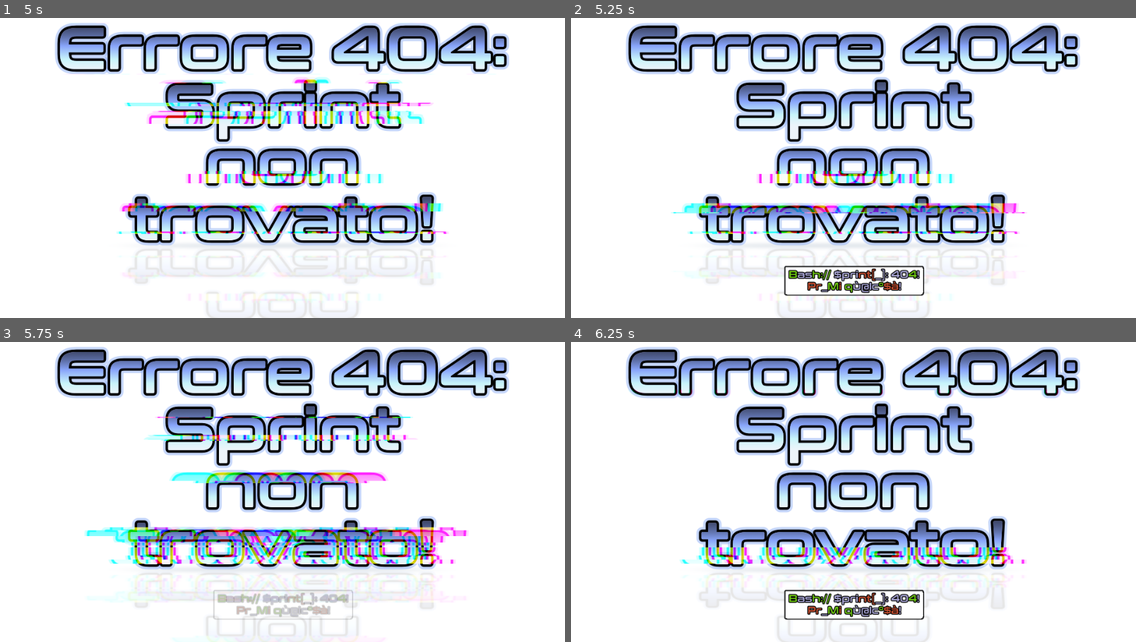
Above: before the commit, frames 1-4 (two rows, left to right).
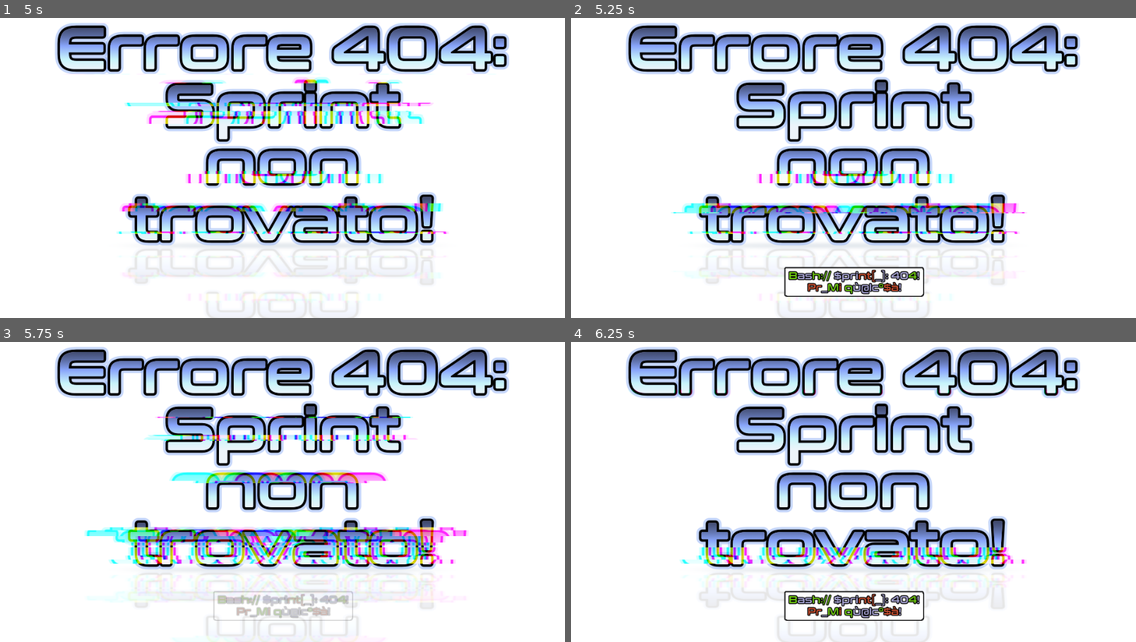
Above: after the commit, the same moments.

Repository: DomestiqueBaston/ERRORE_404_SPRINT_NON_TROVATO
Game: Godot game, scene res://SCENE_AND_SCRIPT/Title.tscn
The game is run twice, just before and just after one commit, with the same random seed, the same clock (stepped at 60 frames per second) and the same inputs. Before the commit the project has no main scene; this scene is started directly in both runs.
Inputs:
- Up to frame 1 (5 s): hold Right (ui_right_button) 0.53-1.28 s; hold S (ui_a_button) 0.53-1.28 s; tap D (ui_b_button) at 0.8, 1.35, 2.3, 2.85, 3.8, 4.35 s; hold Down (ui_down_button) 1.28-2.03 s; tap S (ui_a_button) at 1.55, 3.05, 4.55 s; hold Right (ui_right_button) 2.03-2.78 s; hold S (ui_a_button) 2.03-2.78 s; hold Up (ui_up_button) 2.78-3.53 s; hold S (ui_a_button) 3.53-4.28 s; hold Left (ui_left_button) from 3.53 s (still down); tap F11 (ui_fullscreen) at 4.15 s
- Up to frame 2 (5.25 s): release Left (ui_left_button) at 5.03 s; hold Down (ui_down_button) from 5.03 s (still down); hold S (ui_a_button) from 5.03 s (still down)
- Up to frame 3 (5.75 s): keep holding Down (ui_down_button); keep holding S (ui_a_button); tap D (ui_b_button) at 5.3 s
- Up to frame 4 (6.25 s): release Down (ui_down_button) at 5.78 s; release S (ui_a_button) at 5.78 s; hold Right (ui_right_button) from 5.78 s (still down); tap D (ui_b_button) at 5.85 s; tap S (ui_a_button) at 6.05 s

Frame 1 is identical in both runs. In frame 2, 1.4% of the frame differs, in the area x 37-63%, y 82-93%; in frame 3, 0.7%; in frame 4, 1.4%.

Commit message:
Prototyping menus... Roughly!

Diff:
--- a/SCENE_AND_SCRIPT/Autoload.gd
+++ b/SCENE_AND_SCRIPT/Autoload.gd
@@ -6,5 +6,7 @@
 
 		if mode == DisplayServer.WINDOW_MODE_EXCLUSIVE_FULLSCREEN:
 			DisplayServer.window_set_mode(DisplayServer.WINDOW_MODE_WINDOWED)
+			Input.set_mouse_mode(Input.MOUSE_MODE_VISIBLE)
 		else:
 			DisplayServer.window_set_mode(DisplayServer.WINDOW_MODE_EXCLUSIVE_FULLSCREEN)
+			Input.set_mouse_mode(Input.MOUSE_MODE_HIDDEN)
--- /dev/null
+++ b/SCENE_AND_SCRIPT/Credits.gd
@@ -0,0 +1,8 @@
+extends Node2D
+
+
+func _input(event):
+	if event is InputEventJoypadButton and event.pressed:
+		if not (event.is_action_pressed("ui_quit_button") or event.is_action_pressed("ui_fullscreen")):
+			Music.play_bang()
+			get_tree().change_scene_to_file("res://SCENE_AND_SCRIPT/Menu.tscn")
--- a/SCENE_AND_SCRIPT/Credits.tscn
+++ b/SCENE_AND_SCRIPT/Credits.tscn
@@ -1,5 +1,6 @@
 [gd_scene format=3 uid="uid://cgs3aqbqm7gku"]
 
+[ext_resource type="Script" uid="uid://dmu75clw443bu" path="res://SCENE_AND_SCRIPT/Credits.gd" id="1_7vkle"]
 [ext_resource type="Texture2D" uid="uid://b8x0ihnlq10s2" path="res://IMAGE/MISC/Large_Shadow.png" id="1_f5jx6"]
 [ext_resource type="FontFile" uid="uid://cla67u4xaf1rp" path="res://RESOURCE/Conthrax-SemiBold.otf" id="2_7vkle"]
 [ext_resource type="Texture2D" uid="uid://c1htfdg5reygb" path="res://IMAGE/MISC/Credits_Gradient.png" id="3_f5jx6"]
@@ -156,6 +157,7 @@
 shader_parameter/opacity = 0.10000000475
 
 [node name="Credits" type="Node2D" unique_id=582724467]
+script = ExtResource("1_7vkle")
 metadata/_edit_lock_ = true
 
 [node name="White" type="ColorRect" parent="." unique_id=806878626]
--- a/SCENE_AND_SCRIPT/Menu_Buttons.gd
+++ b/SCENE_AND_SCRIPT/Menu_Buttons.gd
@@ -4,14 +4,23 @@
 	"Start_Game",
 	"Tutorial",
 	"Settings",
-    "Credits"
+	"Credits"
 ]
+
+var scenes := {
+	"Start_Game": "res://SCENE_AND_SCRIPT/TMP/Test_Split_Screen.tscn",
+	"Tutorial": "res://SCENE_AND_SCRIPT/Tutorial.tscn",
+	"Settings": "res://SCENE_AND_SCRIPT/Settings.tscn",
+	"Credits": "res://SCENE_AND_SCRIPT/Credits.tscn"
+}
+
+var start_game_scene := preload("res://SCENE_AND_SCRIPT/TMP/Test_Split_Screen.tscn")
 
 var current_index: int = 0
 
-func _ready():
+func _ready() -> void:
 	for entry_name in entries:
-		var on_label = get_node_or_null(entry_name + "_On")
+		var on_label  = get_node_or_null(entry_name + "_On")
 		var off_label = get_node_or_null(entry_name + "_Off")
 		if on_label:
 			on_label.visible = false
@@ -21,37 +30,39 @@
 	current_index = 0
 	update_menu()
 
-func _unhandled_input(event):
+func _unhandled_input(event: InputEvent) -> void:
 	if event.is_action_pressed("ui_down_button"):
+		UISounds.play_menu_navigation()
 		current_index = (current_index + 1) % entries.size()
 		update_menu()
 
 	elif event.is_action_pressed("ui_up_button"):
+		UISounds.play_menu_navigation()
 		current_index = (current_index - 1 + entries.size()) % entries.size()
 		update_menu()
 
 	elif event.is_action_pressed("ui_a_button"):
-		activate_current()
+		UISounds.play_validation()
+		var selected_entry = entries[current_index]
+		if selected_entry in scenes:
+			if selected_entry == "Start_Game":
+				Music.play_bang()
+				get_tree().change_scene_to_file(start_game_scene.resource_path)
+			else:
+				get_tree().change_scene_to_file(scenes[selected_entry])
 
-func update_menu():
-	for i in entries.size():
+	elif event.is_action_pressed("ui_b_button"):
+		UISounds.play_cancel()
+		get_tree().change_scene_to_file("res://SCENE_AND_SCRIPT/Title.tscn")
+
+func update_menu() -> void:
+	for i in range(entries.size()):
 		var entry_name = entries[i]
-		var on_label = get_node_or_null(entry_name + "_On")
+		var on_label  = get_node_or_null(entry_name + "_On")
 		var off_label = get_node_or_null(entry_name + "_Off")
 		if not on_label or not off_label:
 			continue
 
-		var selected := (i == current_index)
-		on_label.visible = selected
-		off_label.visible = !selected
-
-func activate_current():
-	match entries[current_index]:
-		"Start_Game":
-			print("Start game")
-		"Tutorial":
-			print("Tutorial")
-		"Settings":
-			print("Settings")
-		"Credits":
-			print("Credits")
+		var selected = (i == current_index)
+		on_label.visible  = selected
+		off_label.visible = not selected
--- /dev/null
+++ b/SCENE_AND_SCRIPT/Music.gd
@@ -0,0 +1,17 @@
+extends Node2D
+
+
+func play_bang():
+	$Bang.play()
+
+func play_music():
+	$Music.play()
+
+func play_intro():
+	$Intro.play()
+
+func stop_intro():
+	$Intro.stop()
+
+func play_global_hum():
+	$Global_Hum.play()
--- a/SCENE_AND_SCRIPT/Music.tscn
+++ b/SCENE_AND_SCRIPT/Music.tscn
@@ -1,5 +1,6 @@
 [gd_scene format=3 uid="uid://f84754sgk1nd"]
 
+[ext_resource type="Script" uid="uid://bxehpmcbkgqid" path="res://SCENE_AND_SCRIPT/Music.gd" id="1_rwgee"]
 [ext_resource type="AudioStream" uid="uid://t4l7fveb311p" path="res://SOUND/MUSIC/Music.ogg" id="3_kco3e"]
 [ext_resource type="AudioStream" uid="uid://cv55875tvts3k" path="res://SOUND/MUSIC/Intro.ogg" id="3_rjpab"]
 [ext_resource type="AudioStream" uid="uid://gxci2v55iim1" path="res://SOUND/FX/Global_Hum.ogg" id="5_rwgee"]
@@ -7,6 +8,7 @@
 
 [node name="Music" type="Node2D" unique_id=524227096]
 visible = false
+script = ExtResource("1_rwgee")
 
 [node name="Intro" type="AudioStreamPlayer" parent="." unique_id=188631134]
 stream = ExtResource("3_rjpab")
@@ -22,7 +24,6 @@
 
 [node name="Bang" type="AudioStreamPlayer" parent="." unique_id=1371113068]
 stream = ExtResource("6_ptkxu")
-volume_db = -2.5
 bus = &"MUSIC"
 
 [node name="Global_Hum" type="AudioStreamPlayer" parent="." unique_id=815631941]
--- a/SCENE_AND_SCRIPT/Quit_Button.gd
+++ b/SCENE_AND_SCRIPT/Quit_Button.gd
@@ -7,9 +7,9 @@
 var _fill_timer := 0.0
 var _locked := false
 
-#####################################################################################
-## Le comportement du bouton n'est pas totalement finalisé (même s'il fonctionne). ##
-#####################################################################################
+#########################################################################
+## Le comportement du bouton n'est pas totalement finalisé (maquette). ##
+#########################################################################
 
 
 func _ready():
--- a/SCENE_AND_SCRIPT/Settings.gd
+++ b/SCENE_AND_SCRIPT/Settings.gd
@@ -1,45 +1,8 @@
-extends Control
+extends Node2D
 
-@onready var master_slider = $HSlider_Audio
-@onready var music_slider = $HSlider_Music
 
-func _ready():
-	# Important : le son max. pour la musique, c'est -7.5db (pour le moment) !
-	var master_db = AudioServer.get_bus_volume_db(0)
-	master_slider.value = _db_to_slider(master_db)
-	master_slider.value_changed.connect(_on_master_slider_changed)
-
-	var music_db = AudioServer.get_bus_volume_db(3)
-	music_slider.value = _db_to_slider_music(music_db)
-	music_slider.value_changed.connect(_on_music_slider_changed)
-
-func _slider_to_db(value: float) -> float:
-	var normalized = value / 100.0
-	return lerp(-80.0, 0.0, pow(normalized, 0.1))
-
-func _db_to_slider(db: float) -> float:
-	var normalized = (db + 80.0) / 80.0
-	return pow(normalized, 5) * 100.0
-
-func _slider_to_db_music(value: float) -> float:
-	# Important : le son max. pour la musique, c'est -7.5db (pour le moment) !
-	var max_music = -7.5
-	var normalized = value / 100.0
-	return lerp(-80.0, max_music, pow(normalized, 0.1))
-
-func _db_to_slider_music(db: float) -> float:
-	var normalized = (db + 80.0) / 70.0
-	return pow(normalized, 5) * 100.0
-
-func _on_master_slider_changed(value: float):
-	var db = _slider_to_db(value)
-	AudioServer.set_bus_volume_db(0, db)
-	#print("Volume master réglé à ", db, " dB (slider: ", value, ")")
-
-func _on_music_slider_changed(value: float):
-	var db = _slider_to_db_music(value)
-	AudioServer.set_bus_volume_db(3, db)
-	print("Volume musique réglé à ", db, " dB (slider: ", value, ")")
-
-	var current_music_db = AudioServer.get_bus_volume_db(3)
-	print("Volume actuel du bus musique (4) : ", current_music_db, " dB")
+func _input(event):
+	if event is InputEventJoypadButton and event.pressed:
+		if not (event.is_action_pressed("ui_quit_button") or event.is_action_pressed("ui_fullscreen")):
+			Music.play_bang()
+			get_tree().change_scene_to_file("res://SCENE_AND_SCRIPT/Menu.tscn")
--- a/SCENE_AND_SCRIPT/Settings.tscn
+++ b/SCENE_AND_SCRIPT/Settings.tscn
@@ -1,8 +1,9 @@
 [gd_scene format=3 uid="uid://blsopsfjc5gfa"]
 
-[ext_resource type="Script" uid="uid://ds5c5n35wvh37" path="res://SCENE_AND_SCRIPT/Settings.gd" id="1_e6nj5"]
+[ext_resource type="Script" uid="uid://w0exb3iytvay" path="res://SCENE_AND_SCRIPT/Settings.gd" id="1_e6nj5"]
 [ext_resource type="Texture2D" uid="uid://b8x0ihnlq10s2" path="res://IMAGE/MISC/Large_Shadow.png" id="1_pepy6"]
 [ext_resource type="Texture2D" uid="uid://cdxwexyvht0dp" path="res://IMAGE/MISC/Settings_Cursor.png" id="2_07jpc"]
+[ext_resource type="Script" uid="uid://ds5c5n35wvh37" path="res://SCENE_AND_SCRIPT/Settings_Parameters.gd" id="2_e6nj5"]
 [ext_resource type="FontFile" uid="uid://cla67u4xaf1rp" path="res://RESOURCE/Conthrax-SemiBold.otf" id="2_shryd"]
 [ext_resource type="Shader" uid="uid://b3kqhgudkng41" path="res://SHADER/Screen_Glitch.gdshader" id="3_cgbcj"]
 [ext_resource type="Texture2D" uid="uid://csnhbg2y348b7" path="res://IMAGE/MISC/Settings_Gradients.png" id="3_picqc"]
@@ -170,6 +171,7 @@
 shader_parameter/opacity = 0.150000007125
 
 [node name="Settings" type="Node2D" unique_id=758904323]
+script = ExtResource("1_e6nj5")
 metadata/_edit_lock_ = true
 
 [node name="Parameters" type="Control" parent="." unique_id=1157028759]
@@ -177,7 +179,7 @@
 anchors_preset = 0
 offset_right = 960.0
 offset_bottom = 540.0
-script = ExtResource("1_e6nj5")
+script = ExtResource("2_e6nj5")
 metadata/_edit_lock_ = true
 
 [node name="BG" type="ColorRect" parent="Parameters" unique_id=2028915463]
--- /dev/null
+++ b/SCENE_AND_SCRIPT/Settings_Parameters.gd
@@ -0,0 +1,44 @@
+extends Control
+
+@onready var master_slider = $HSlider_Audio
+@onready var music_slider = $HSlider_Music
+
+func _ready():
+	# Important : le son max. pour la musique, c'est -7.5db (pour le moment) !
+	var master_db = AudioServer.get_bus_volume_db(0)
+	master_slider.value = _db_to_slider(master_db)
+	master_slider.value_changed.connect(_on_master_slider_changed)
+
+	var music_db = AudioServer.get_bus_volume_db(3)
+	music_slider.value = _db_to_slider_music(music_db)
+	music_slider.value_changed.connect(_on_music_slider_changed)
+
+func _slider_to_db(value: float) -> float:
+	var normalized = value / 100.0
+	return lerp(-80.0, 0.0, pow(normalized, 0.1))
+
+func _db_to_slider(db: float) -> float:
+	var normalized = (db + 80.0) / 80.0
+	return pow(normalized, 5) * 100.0
+
+func _slider_to_db_music(value: float) -> float:
+	# Important : le son max. pour la musique, c'est -7.5db (pour le moment) !
+	var max_music = -7.5
+	var normalized = value / 100.0
+	return lerp(-80.0, max_music, pow(normalized, 0.1))
+
+func _db_to_slider_music(db: float) -> float:
+	var normalized = (db + 80.0) / 70.0
+	return pow(normalized, 5) * 100.0
+
+func _on_master_slider_changed(value: float):
+	var db = _slider_to_db(value)
+	AudioServer.set_bus_volume_db(0, db)
+
+func _on_music_slider_changed(value: float):
+	var db = _slider_to_db_music(value)
+	AudioServer.set_bus_volume_db(3, db)
+	print("Volume musique réglé à ", db, " dB (slider: ", value, ")")
+
+	var current_music_db = AudioServer.get_bus_volume_db(3)
+	print("Volume actuel du bus musique (4) : ", current_music_db, " dB")
--- a/SCENE_AND_SCRIPT/TMP/Test_Split_Screen.gd
+++ b/SCENE_AND_SCRIPT/TMP/Test_Split_Screen.gd
@@ -6,3 +6,13 @@
 	$Runners/Top_Runners/Right_Runner/Runner_SubViewport.world_2d = world
 	$Runners/Bottom_Runners/Left_Runner/Runner_SubViewport.world_2d = world
 	$Runners/Bottom_Runners/Right_Runner/Runner_SubViewport.world_2d = world
+
+var once = true
+
+func _unhandled_input(event: InputEvent) -> void:
+	if event.is_action_pressed("ui_left_button") or event.is_action_pressed("ui_right_button") or event.is_action_pressed("ui_up_button") or event.is_action_pressed("ui_down_button"):
+		if once == true:
+			Music.stop_intro()
+			Music.play_bang()
+			Music.play_music()
+		once = false
--- /dev/null
+++ b/SCENE_AND_SCRIPT/Title.gd
@@ -0,0 +1,8 @@
+extends Node2D
+
+
+func _input(event):
+	if event is InputEventJoypadButton and event.pressed:
+		if not (event.is_action_pressed("ui_quit_button") or event.is_action_pressed("ui_fullscreen")):
+			Music.play_bang()
+			get_tree().change_scene_to_file("res://SCENE_AND_SCRIPT/Menu.tscn")
--- a/SCENE_AND_SCRIPT/Title.tscn
+++ b/SCENE_AND_SCRIPT/Title.tscn
@@ -1,6 +1,7 @@
 [gd_scene format=3 uid="uid://cjgaaqpwcx0r3"]
 
 [ext_resource type="Texture2D" uid="uid://b8x0ihnlq10s2" path="res://IMAGE/MISC/Large_Shadow.png" id="1_bnvrm"]
+[ext_resource type="Script" uid="uid://ci01iyfwnsxnt" path="res://SCENE_AND_SCRIPT/Title.gd" id="1_n8ll0"]
 [ext_resource type="AudioStream" uid="uid://cvgaul6skmor6" path="res://SOUND/FX/Crackling_Noise_E.ogg" id="3_aa5oj"]
 [ext_resource type="Texture2D" uid="uid://cutec7wipswh2" path="res://IMAGE/MISC/Title_Gradient.png" id="4_jqsr3"]
 [ext_resource type="AudioStream" uid="uid://pbns42nc8phb" path="res://SOUND/FX/Crackling_Noise_D.ogg" id="5_heyj7"]
@@ -217,7 +218,7 @@
 "times": PackedFloat32Array(0),
 "transitions": PackedFloat32Array(1),
 "update": 0,
-"values": [Color(1, 1, 1, 1)]
+"values": [Color(1, 1, 1, 0)]
 }
 
 [sub_resource type="AnimationLibrary" id="AnimationLibrary_xweb4"]
@@ -264,6 +265,7 @@
 }
 
 [node name="Title" type="Node2D" unique_id=582724467]
+script = ExtResource("1_n8ll0")
 metadata/_edit_lock_ = true
 
 [node name="White" type="ColorRect" parent="." unique_id=806878626]
@@ -377,6 +379,8 @@
 metadata/_edit_lock_ = true
 
 [node name="Info_Overlay" type="Control" parent="Graphics" unique_id=1869904629]
+visible = false
+modulate = Color(1, 1, 1, 0)
 layout_mode = 3
 anchors_preset = 0
 offset_right = 960.0
@@ -393,9 +397,9 @@
 anchor_right = 0.5
 anchor_bottom = 1.0
 offset_left = -118.0
-offset_top = -89.0
+offset_top = -87.0
 offset_right = 120.0
-offset_bottom = -38.0
+offset_bottom = -36.0
 grow_horizontal = 2
 grow_vertical = 0
 theme_override_colors/default_color = Color(0.6784314, 0.6666667, 0.8627451, 1)
@@ -423,11 +427,13 @@
 bus = &"FX_WET"
 
 [node name="Quit_Button" parent="." unique_id=1295710875 instance=ExtResource("12_jqsr3")]
-offset_left = 870.0
-offset_top = 450.0
-offset_right = 960.0
-offset_bottom = 540.0
+offset_left = 435.0
+offset_top = 435.0
+offset_right = 525.0
+offset_bottom = 525.0
 
 [node name="Animation_Intro" type="AnimationPlayer" parent="." unique_id=722104241]
 libraries/ = SubResource("AnimationLibrary_hvxmu")
 autoplay = &"Intro"
+
+[editable path="Quit_Button"]
--- a/SCENE_AND_SCRIPT/Title_Alert.gd
+++ b/SCENE_AND_SCRIPT/Title_Alert.gd
@@ -1,12 +1,27 @@
 extends Control
+
+
+##############################################################################
+## Lorsque Quit_Button sera actif, il faudra stopper et cacher Info_Overlay ##
+##############################################################################
 
 @onready var animation_player = $Animation_Overlay
 @export var blink_timeout: float = 10.0
 
+
 func _ready():
-	$".".hide()
+	self.hide()
 	$"../Glitches".show()
 	$"../BackBufferCopy_Reflection".show()
 	await get_tree().create_timer(blink_timeout).timeout
-	$".".show()
+	self.show()
 	animation_player.play("Blink")
+
+
+func _process(_float):
+	if $"../../Quit_Button/Progress_Bar".visible:
+		self.hide()
+		animation_player.playback_active = false
+	else:
+		animation_player.playback_active = true
+		self.show()
--- /dev/null
+++ b/SCENE_AND_SCRIPT/Tutorial.gd
@@ -0,0 +1,8 @@
+extends Node2D
+
+
+func _input(event):
+	if event is InputEventJoypadButton and event.pressed:
+		if not (event.is_action_pressed("ui_quit_button") or event.is_action_pressed("ui_fullscreen")):
+			Music.play_bang()
+			get_tree().change_scene_to_file("res://SCENE_AND_SCRIPT/Menu.tscn")
--- a/SCENE_AND_SCRIPT/Tutorial.tscn
+++ b/SCENE_AND_SCRIPT/Tutorial.tscn
@@ -1,5 +1,6 @@
 [gd_scene format=3 uid="uid://bk8me5671n4t7"]
 
+[ext_resource type="Script" uid="uid://bsx18oi27ppbr" path="res://SCENE_AND_SCRIPT/Tutorial.gd" id="1_yxi8t"]
 [ext_resource type="Texture2D" uid="uid://b8x0ihnlq10s2" path="res://IMAGE/MISC/Large_Shadow.png" id="2_fhuq5"]
 [ext_resource type="FontFile" uid="uid://cla67u4xaf1rp" path="res://RESOURCE/Conthrax-SemiBold.otf" id="3_6mfkc"]
 [ext_resource type="Texture2D" uid="uid://csnhbg2y348b7" path="res://IMAGE/MISC/Settings_Gradients.png" id="7_2ampn"]
@@ -177,6 +178,7 @@
 shader_parameter/opacity = 0.150000007125
 
 [node name="Tutorial" type="Node2D" unique_id=758904323]
+script = ExtResource("1_yxi8t")
 metadata/_edit_lock_ = true
 
 [node name="Info" type="Control" parent="." unique_id=1157028759]
--- /dev/null
+++ b/SCENE_AND_SCRIPT/UI_Sounds.gd
@@ -0,0 +1,16 @@
+extends Node2D
+
+func play_validation():
+	$Validation.play()
+
+func play_cancel():
+	$Cancel.play()
+
+func play_menu_navigation():
+	$Menu_Navigation.play()
+
+func play_three_two_one():
+	$"3_2_1".play()
+
+func play_go():
+	$Go.play()
--- a/SCENE_AND_SCRIPT/UI_Sounds.tscn
+++ b/SCENE_AND_SCRIPT/UI_Sounds.tscn
@@ -1,12 +1,15 @@
 [gd_scene format=3 uid="uid://em4id2fwd18h"]
 
+[ext_resource type="Script" uid="uid://bhr5npqfvxov5" path="res://SCENE_AND_SCRIPT/UI_Sounds.gd" id="1_k5ifq"]
 [ext_resource type="AudioStream" uid="uid://bvu0qgcdq4x2w" path="res://SOUND/FX/Short_Beep_High.ogg" id="1_p0pgo"]
 [ext_resource type="AudioStream" uid="uid://ddouskyxl7bw7" path="res://SOUND/FX/Short_Beep_Low.ogg" id="2_kco3e"]
 [ext_resource type="AudioStream" uid="uid://1lc5r82un1qy" path="res://SOUND/FX/3_2_1.ogg" id="3_rjpab"]
 [ext_resource type="AudioStream" uid="uid://1yidvkv4dxoq" path="res://SOUND/FX/Go.ogg" id="4_k5ifq"]
+[ext_resource type="AudioStream" uid="uid://goi8yd4dovnf" path="res://SOUND/FX/Menu_Navigation.ogg" id="4_ptkxu"]
 
 [node name="UI_Sounds" type="Node2D" unique_id=524227096]
 visible = false
+script = ExtResource("1_k5ifq")
 
 [node name="Validation" type="AudioStreamPlayer" parent="." unique_id=2072789497]
 stream = ExtResource("1_p0pgo")
@@ -15,15 +18,19 @@
 
 [node name="Cancel" type="AudioStreamPlayer" parent="." unique_id=1062544417]
 stream = ExtResource("2_kco3e")
-volume_db = -5.0
+volume_db = -12.5
+bus = &"FX_DRY"
+
+[node name="Menu_Navigation" type="AudioStreamPlayer" parent="." unique_id=797927155]
+stream = ExtResource("4_ptkxu")
 bus = &"FX_DRY"
 
 [node name="3_2_1" type="AudioStreamPlayer" parent="." unique_id=1306357443]
 stream = ExtResource("3_rjpab")
-volume_db = -2.5
+volume_db = -5.0
 bus = &"FX_DRY"
 
 [node name="Go" type="AudioStreamPlayer" parent="." unique_id=1071304123]
 stream = ExtResource("4_k5ifq")
-volume_db = -2.5
+volume_db = -5.0
 bus = &"FX_DRY"
--- a/TRASH/Test_Generation_Aleatoire_Pour_Voir_BIS.tscn
+++ b/TRASH/Test_Generation_Aleatoire_Pour_Voir_BIS.tscn
@@ -29,7 +29,6 @@
 position = Vector2(480, 0)
 script = ExtResource("1_sjb8x")
 cell_scene = ExtResource("2_okjc4")
-grid_size = 9
 metadata/_edit_lock_ = true
 
 [node name="Cube" parent="." unique_id=1902233718 instance=ExtResource("3_u5bti")]
--- a/project.godot
+++ b/project.godot
@@ -15,6 +15,7 @@
 [application]
 
 config/name="ERRORE 404: SPRINT NON TROVATO!"
+run/main_scene="uid://cjgaaqpwcx0r3"
 config/features=PackedStringArray("4.6", "Forward Plus")
 config/icon="uid://54k11ge564p0"
 config/macos_native_icon="res://404.icns"
Binary file changed: IMAGE/ENVIRONMENT/CELL/Cellule de terrain_Bord_Haut_Droit_2.png
Not shown, added: SCENE_AND_SCRIPT/Credits.gd.uid
Not shown, added: SCENE_AND_SCRIPT/Music.gd.uid
Not shown, changed: SCENE_AND_SCRIPT/Settings.gd.uid
Not shown, added: SCENE_AND_SCRIPT/Settings_Parameters.gd.uid
Not shown, added: SCENE_AND_SCRIPT/Title.gd.uid
Not shown, added: SCENE_AND_SCRIPT/Tutorial.gd.uid
Not shown, added: SCENE_AND_SCRIPT/UI_Sounds.gd.uid
Not shown, added: SOUND/FX/Menu_Navigation.ogg.import
Not shown, changed: NOTES/Notes pour un Runner bugué_v04.md
Not shown, added: SOUND/FX/Menu_Navigation.ogg
